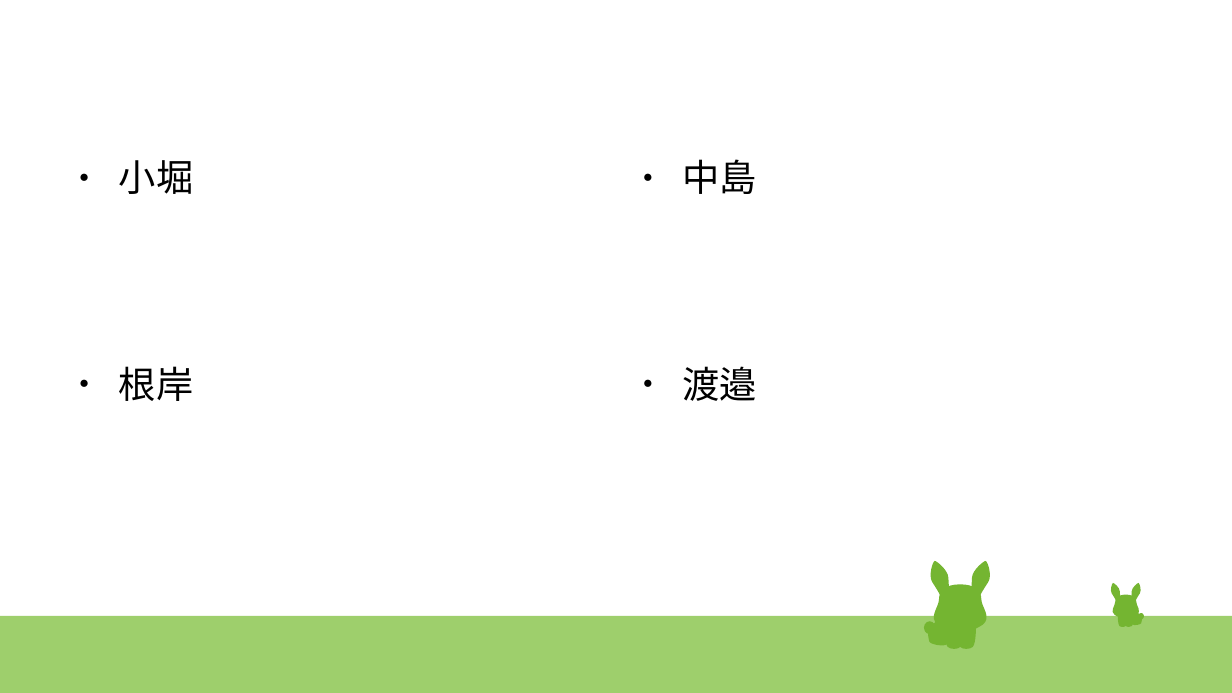
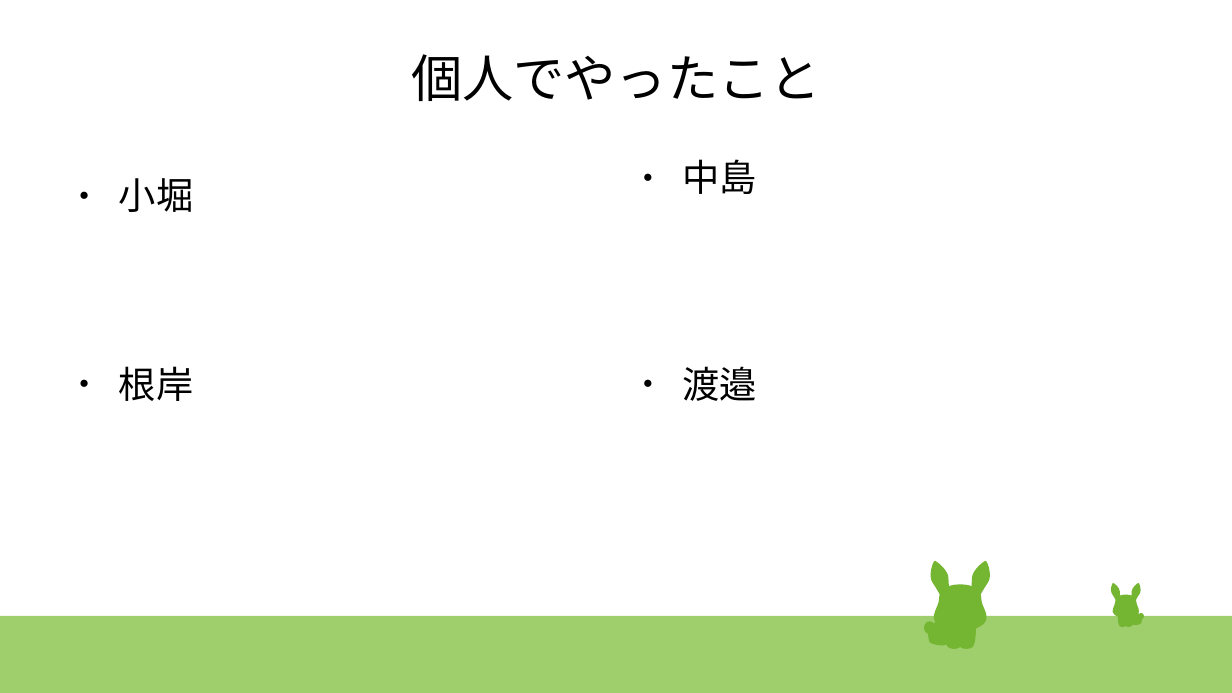
Before and after one commit to 17bd089s/shopping, a slide deck: slide 7 of document/発表スライド改.odp. Drawn at 1232x693 pixels with LibreOffice and Linux fonts; fonts in the diff are those of the drawing. Boxes give left, top, right and bottom in pixels: in the first picture for what was removed or moved away, otherwise in the second. Text is boxed around its words. In the diff, an @@ line names an element or a change of style, - is before the commit and + after.

Commit message:
かえた

```diff
--- a/document/発表スライド改.odp
+++ b/document/発表スライド改.odp
@@ title added at box(411, 54, 821, 101), 33 pt, text #000000 @@
+個人でやったこと
@@ text "小堀": place and size @@
-text "小堀" at box(119, 160, 193, 194)
+text "小堀" at box(119, 178, 193, 212)
```
